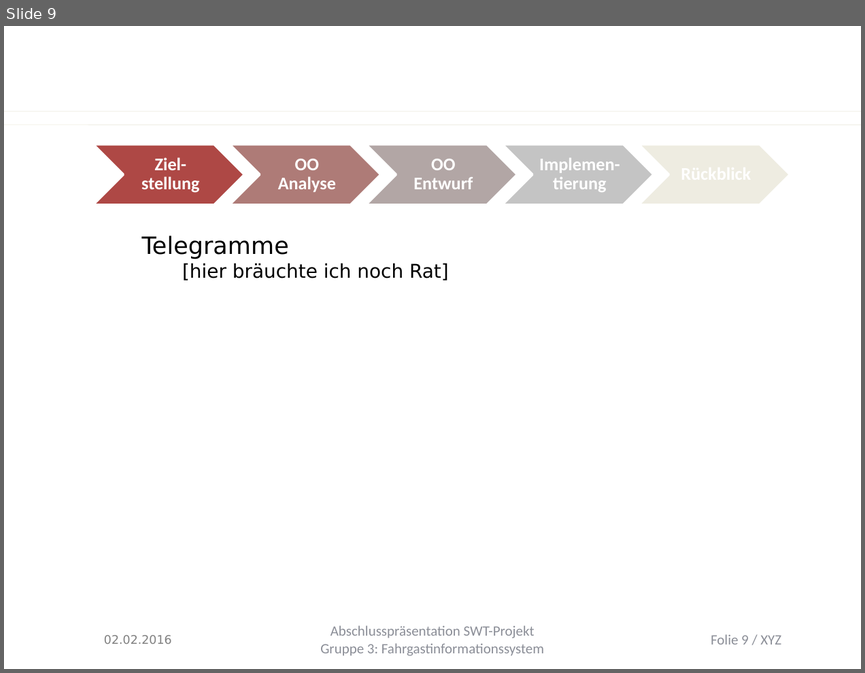
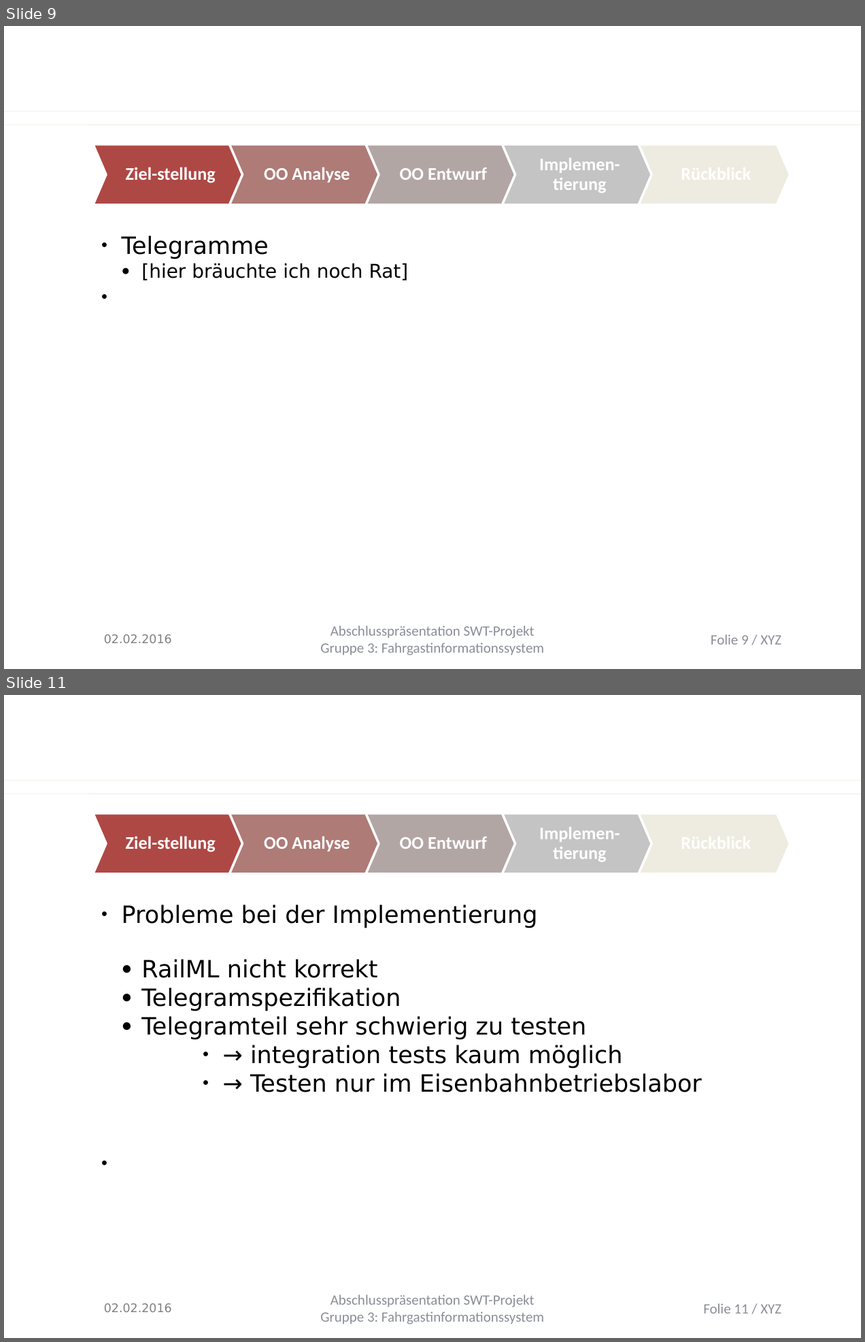
Before and after one commit to Juu98/fahrgastinformationssystem, a slide deck: organisation/Endpräsentation/entwurf_impl.pptx. Shown one above the other, each under a label of ours: slide 9 before the commit, slides 9 and 11 after it; the slides between them are not shown. The pictures are 865x673 and 865x1342 pixels, drawn with LibreOffice and Linux fonts; fonts in the diff are those of the drawing; background and template pictures are left out. Boxes give left, top, right and bottom in pixels: in the first picture for what was removed or moved away, otherwise in the second. Text is boxed around its words. In the diff, an @@ line names an element or a change of style, - is before the commit and + after.

```diff
--- a/organisation/Endpräsentation/entwurf_impl.pptx
+++ b/organisation/Endpräsentation/entwurf_impl.pptx
@@ slide 11 added at [4, 695, 861, 1338], background #FFFFFF; not listed: 2 template elements that a slide beside it also shows @@
@@ chevron added at [93, 813, 245, 874], fill #AE4946, outline #FFFFFF 2 pt, 15 pt, text #FFFFFF, bold @@
+Ziel-stellung
@@ chevron added at [229, 813, 381, 874], fill #AE7C78, outline #FFFFFF 2 pt, 15 pt, text #FFFFFF, bold @@
+OO Analyse
@@ chevron added at [366, 813, 517, 874], fill #B2A7A6, outline #FFFFFF 2 pt, 15 pt, text #FFFFFF, bold @@
+OO Entwurf
@@ chevron added at [502, 813, 653, 874], fill #C4C4C4, outline #FFFFFF 2 pt, 15 pt, text #FFFFFF, bold @@
+Implemen-tierung
@@ chevron added at [638, 813, 789, 874], fill #EEECE1, outline #FFFFFF 2 pt, 15 pt, text #FFFFFF, bold @@
+Rückblick
@@ text added at [122, 904, 702, 1092], 20 pt, text #000000 @@
+● Probleme bei der Implementierung
+  ● RailML nicht korrekt
+  ● Telegramspezifikation
+  ● Telegramteil sehr schwierig zu testen
+          ● → integration tests kaum möglich
+          ● → Testen nur im Eisenbahnbetriebslabor
@@ text added at [104, 1303, 172, 1312], 10 pt, text #808080 @@
+02.02.2016
@@ text added at [320, 1294, 544, 1324], 12 pt, text #8B8E97 @@
+Abschlusspräsentation SWT-Projekt
+Gruppe 3: Fahrgastinformationssystem
@@ page number added at [703, 1303, 781, 1313], 12 pt, text #8B8E97 @@
+Folie 11 / XYZ
@@ slide 9 changed as well @@
@@ proportions changed in 5 elements at [93, 144, 245, 205], [229, 144, 381, 205], [366, 144, 517, 205], [502, 144, 653, 205], [638, 144, 789, 205] @@
@@ text "Telegramme" at [122, 235, 409, 280]: indent changed; bullet 📫 to ● @@
```
Also in this commit, not shown: 8 other slides changed, 1 other slide added.
